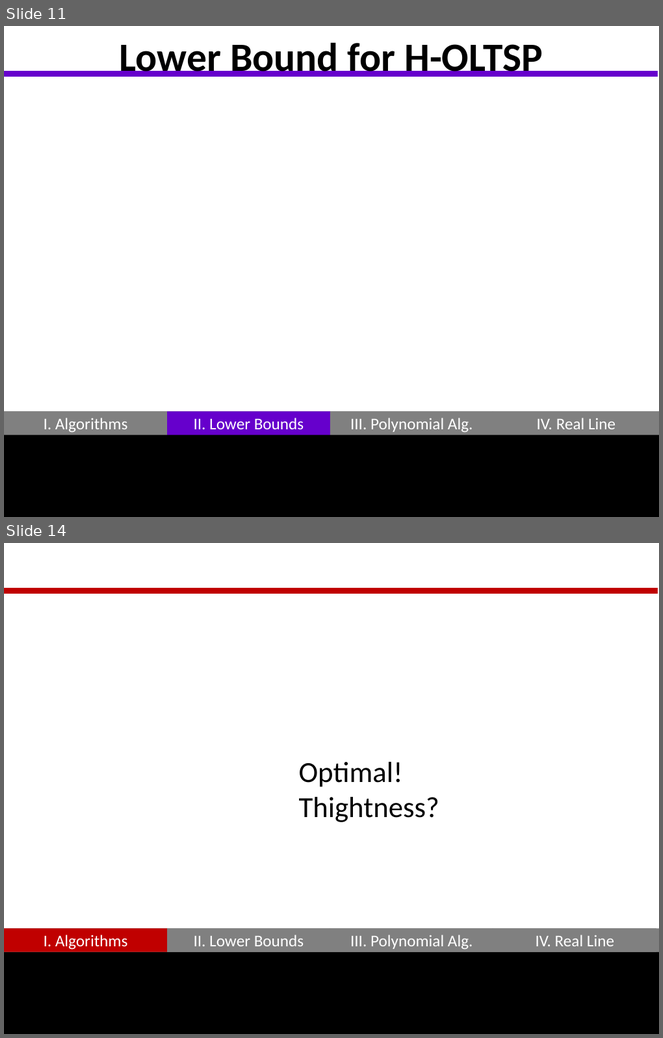
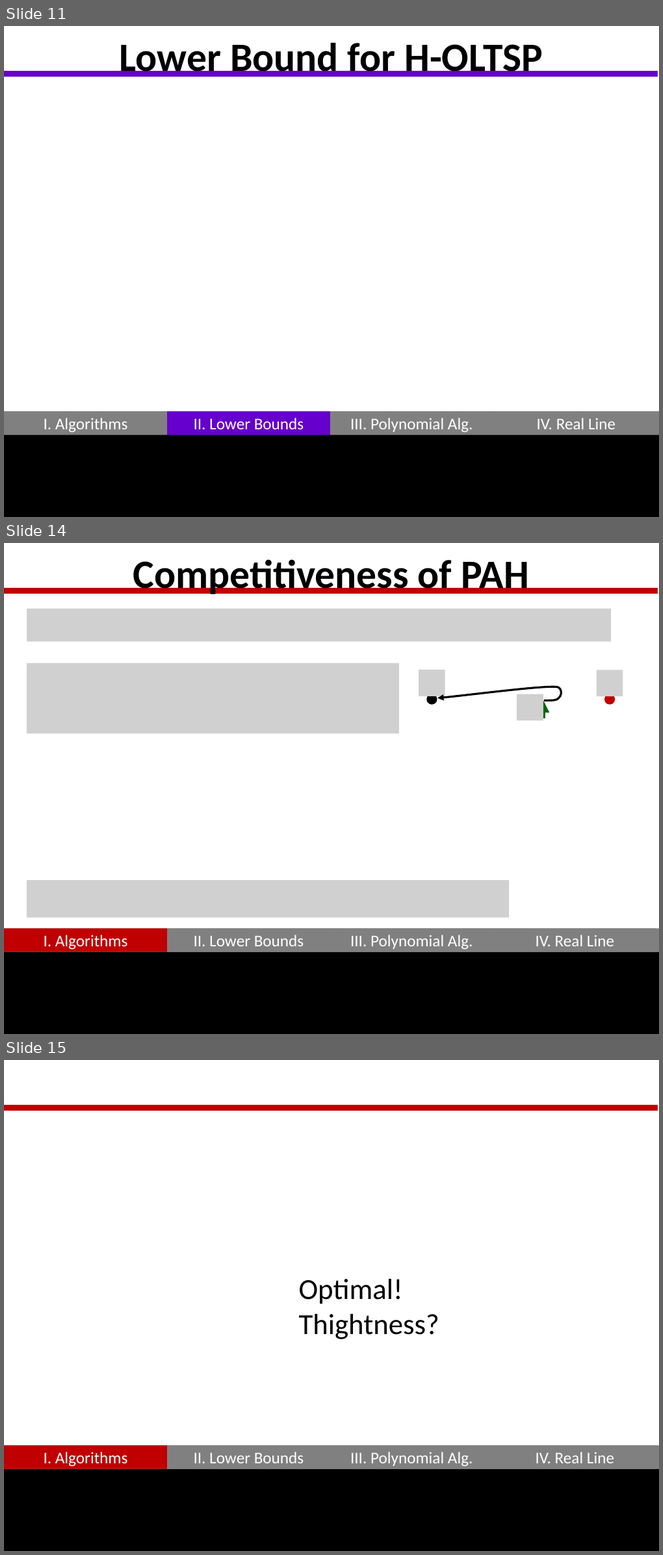
Before and after one commit to GraffL/talk-online-tsp, a slide deck: Präsentation43.pptx. Shown one above the other, each under a label of ours: slides 11 and 14 before the commit, slides 11, 14 and 15 after it; the slides between them are not shown. The pictures are 663x1038 and 663x1555 pixels, drawn with LibreOffice and Linux fonts; fonts in the diff are those of the drawing; grey boxes stand for pictures. Boxes give left, top, right and bottom in pixels: in the first picture for what was removed or moved away, otherwise in the second. Text is boxed around its words. In the diff, an @@ line names an element or a change of style, - is before the commit and + after.

```diff
--- a/Präsentation43.pptx
+++ b/Präsentation43.pptx
@@ slide 14 added at bbox=[4, 543, 659, 1034], background #FFFFFF; not listed: 11 template elements that a slide beside it also shows @@
@@ title added at bbox=[133, 559, 529, 594], 44 pt, text #000000, bold @@
+Competitiveness of PAH
@@ picture added at bbox=[27, 609, 611, 641] @@
@@ picture added at bbox=[27, 663, 399, 734] @@
@@ picture added at bbox=[597, 670, 623, 696] @@
@@ freeform shape added at bbox=[438, 687, 562, 701], outline #000000 2.25 pt @@
@@ group added at bbox=[419, 670, 544, 720]: 2 pictures, 1 ellipse, 1 arrow @@
@@ ellipse added at bbox=[605, 694, 615, 705], fill #C00000 @@
@@ picture added at bbox=[27, 880, 509, 918] @@
@@ what was slide 14 is now slide 15 @@
```
Also in this commit, not shown: 2 slides changed, 1 other slide added, 1 slide removed.
